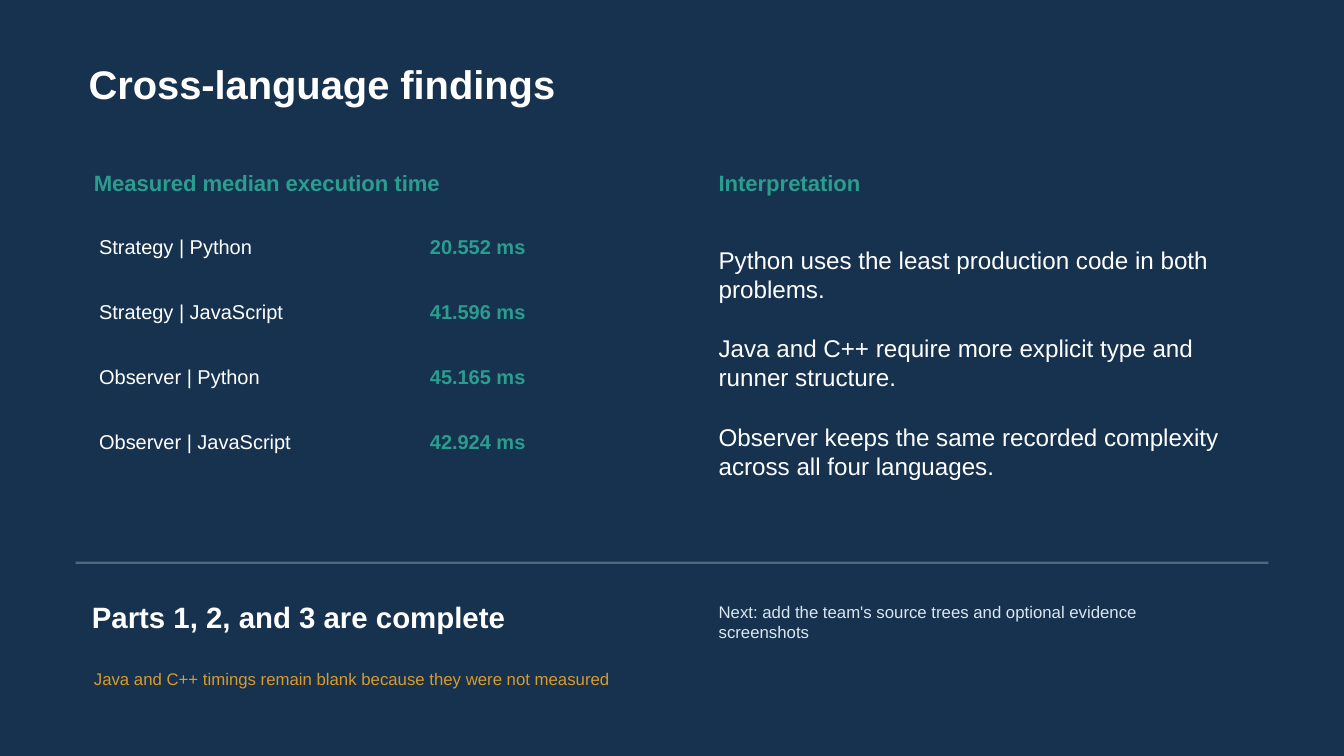
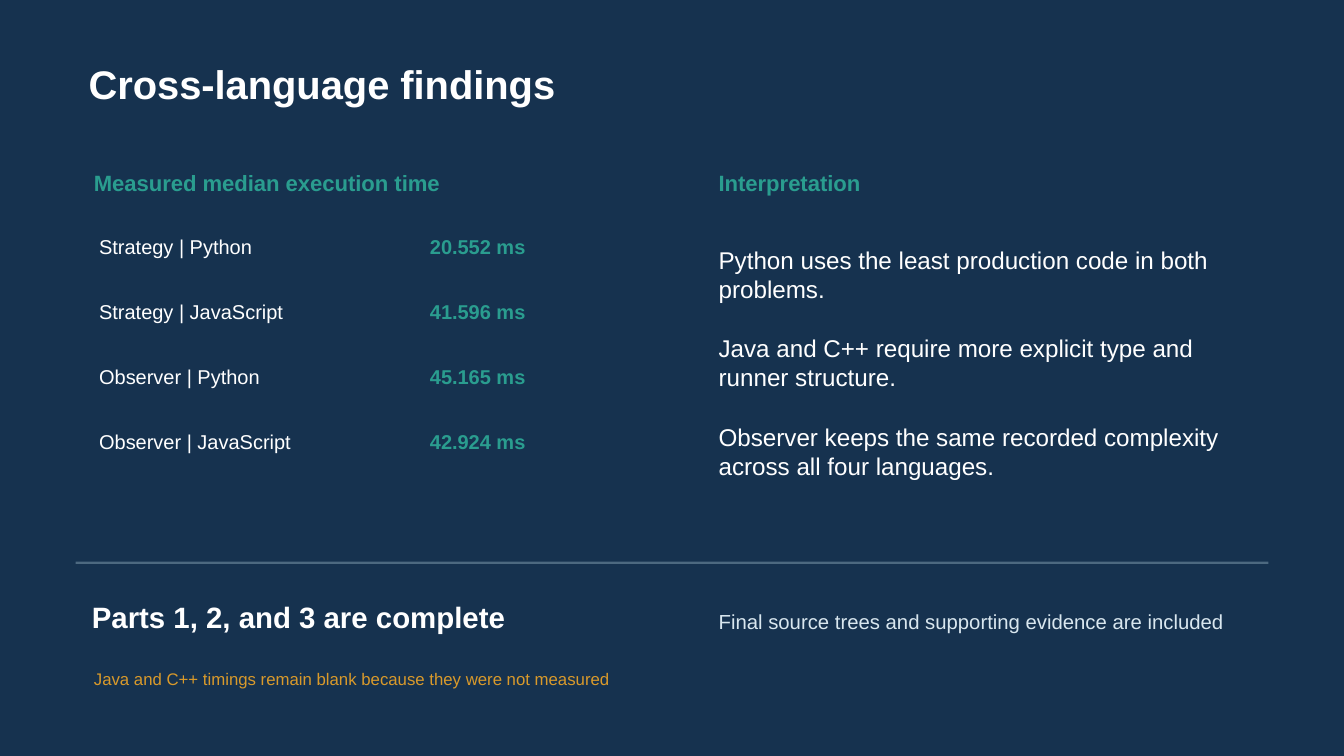
Before and after one commit to Madv4/EMS_DP, a slide deck: slide 10 of B13_Slides.pptx. Drawn at 1344x756 pixels with LibreOffice and Linux fonts; fonts in the diff are those of the drawing. Boxes give left, top, right and bottom in pixels: in the first picture for what was removed or moved away, otherwise in the second. Text is boxed around its words. In the diff, an @@ line names an element or a change of style, - is before the commit and + after.

```diff
--- a/B13_Slides.pptx
+++ b/B13_Slides.pptx
@@ text at box(719, 614, 1224, 634): text changed; size 12 to 14.5 pt @@
-Next: add the team's source trees and optional evidence screenshots
+Final source trees and supporting evidence are included
```
Also in this commit, not shown: 2 other slides changed.
